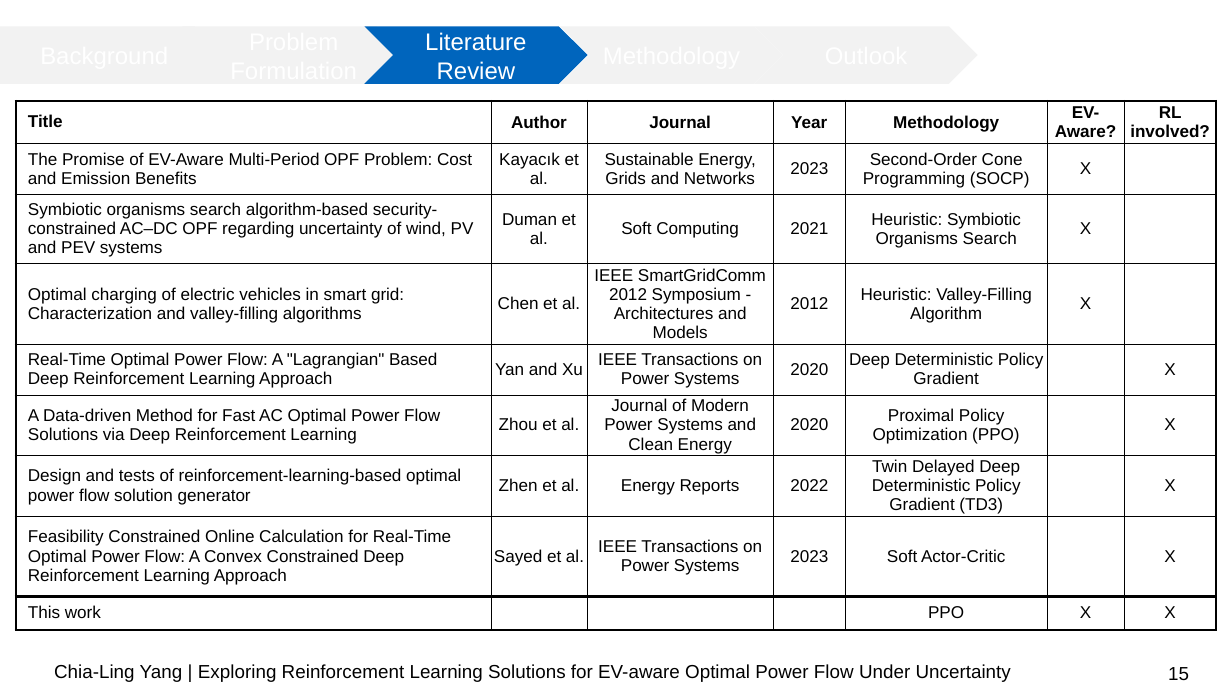
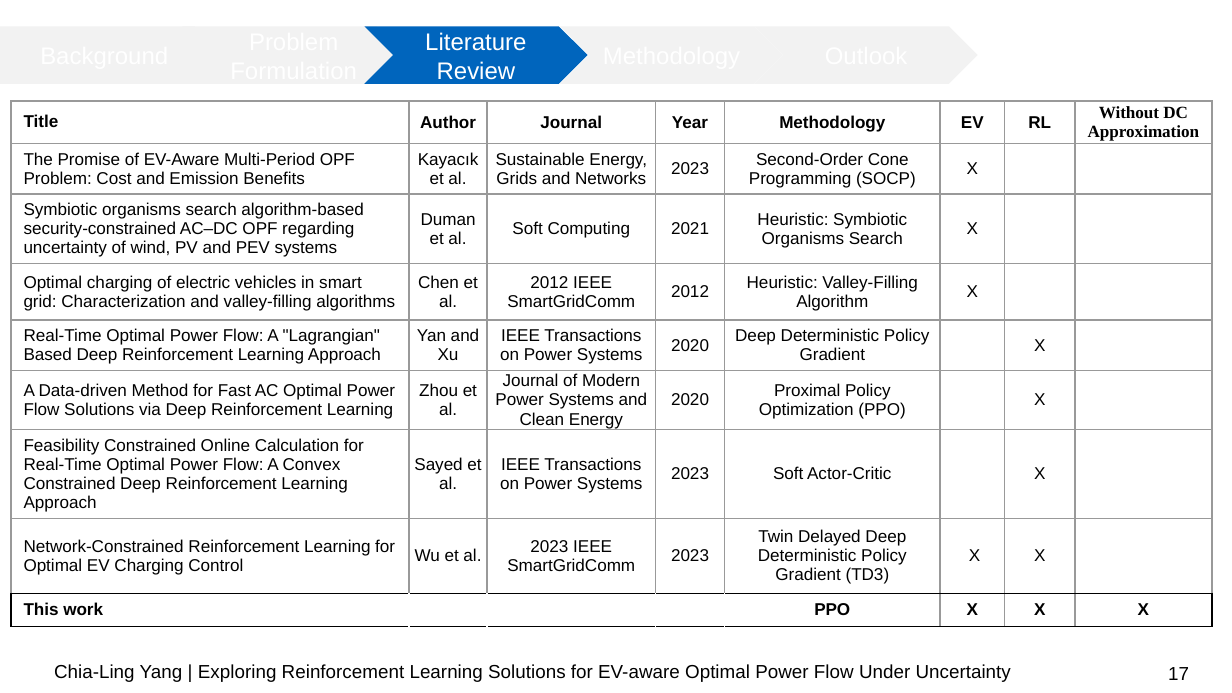
Before and after one commit to chialingyang7718/RL_OPF_EVaware, a slide deck: slide 17 of Mid-term Presentation.pptx (slide 15 before the commit). Drawn at 1232x693 pixels with LibreOffice and Linux fonts; fonts in the diff are those of the drawing; background and template pictures are left out. Boxes give left, top, right and bottom in pixels: in the first picture for what was removed or moved away, otherwise in the second. Text is boxed around its words. In the diff, an @@ line names an element or a change of style, - is before the commit and + after.

```diff
--- a/Mid-term Presentation.pptx
+++ b/Mid-term Presentation.pptx
@@ table at (11, 101, 1211, 646) @@
-column 1: Title | The Promise of EV-Aware Multi-Period OPF Problem: Cost and Emission Benefits | Symbiotic organisms search algorithm-based security-constrained AC–DC OPF regarding uncertainty of wind, PV and PEV systems | Optimal charging of electric vehicles in smart grid: Characterization and valley-filling algorithms | Real-Time Optimal Power Flow: A "Lagrangian" Based Deep Reinforcement Learning Approach | A Data-driven Method for Fast AC Optimal Power Flow Solutions via Deep Reinforcement Learning | Design and tests of reinforcement-learning-based optimal power flow solution generator | Feasibility Constrained Online Calculation for Real-Time Optimal Power Flow: A Convex Constrained Deep Reinforcement Learning Approach | This work
-column 2: Author | Kayacık et al. | Duman et al. | Chen et al. | Yan and Xu | Zhou et al. | Zhen et al. | Sayed et al. | 
-column 3: Journal | Sustainable Energy, Grids and Networks | Soft Computing | IEEE SmartGridComm 2012 Symposium - Architectures and Models | IEEE Transactions on Power Systems | Journal of Modern Power Systems and Clean Energy | Energy Reports | IEEE Transactions on Power Systems | 
-column 4: Year | 2023 | 2021 | 2012 | 2020 | 2020 | 2022 | 2023 | 
-column 5: Methodology | Second-Order Cone Programming (SOCP) | Heuristic: Symbiotic Organisms Search | Heuristic: Valley-Filling Algorithm | Deep Deterministic Policy Gradient | Proximal Policy Optimization (PPO) | Twin Delayed Deep Deterministic Policy Gradient (TD3) | Soft Actor-Critic | PPO
-column 6: EV-Aware? | X | X | X |  |  |  |  | X
-column 7: RL involved? |  |  |  | X | X | X | X | X
+column 1: Title | The Promise of EV-Aware Multi-Period OPF Problem: Cost and Emission Benefits | Symbiotic organisms search algorithm-based security-constrained AC–DC OPF regarding uncertainty of wind, PV and PEV systems | Optimal charging of electric vehicles in smart grid: Characterization and valley-filling algorithms | Real-Time Optimal Power Flow: A "Lagrangian" Based Deep Reinforcement Learning Approach | A Data-driven Method for Fast AC Optimal Power Flow Solutions via Deep Reinforcement Learning | Feasibility Constrained Online Calculation for Real-Time Optimal Power Flow: A Convex Constrained Deep Reinforcement Learning Approach | Network-Constrained Reinforcement Learning for Optimal EV Charging Control | This work
+column 2: Author | Kayacık et al. | Duman et al. | Chen et al. | Yan and Xu | Zhou et al. | Sayed et al. | Wu et al. | 
+column 3: Journal | Sustainable Energy, Grids and Networks | Soft Computing | 2012 IEEE SmartGridComm | IEEE Transactions on Power Systems | Journal of Modern Power Systems and Clean Energy | IEEE Transactions on Power Systems | 2023 IEEE SmartGridComm | 
+column 4: Year | 2023 | 2021 | 2012 | 2020 | 2020 | 2023 | 2023 | 
+column 5: Methodology | Second-Order Cone Programming (SOCP) | Heuristic: Symbiotic Organisms Search | Heuristic: Valley-Filling Algorithm | Deep Deterministic Policy Gradient | Proximal Policy Optimization (PPO) | Soft Actor-Critic | Twin Delayed Deep Deterministic Policy Gradient (TD3) | PPO
+column 6: EV | X | X | X |  |  |  | X | X
+column 7: RL |  |  |  | X | X | X | X | X
+column 8: Without DC Approximation |  |  |  |  |  |  |  | X
@@ table: place and size @@
-table at (16, 101, 1216, 643)
+table at (11, 101, 1211, 646)
@@ page number at (1168, 667, 1189, 680): text changed @@
-15
+17
```
Also in this commit, not shown: 9 other slides changed, 1 other file.
